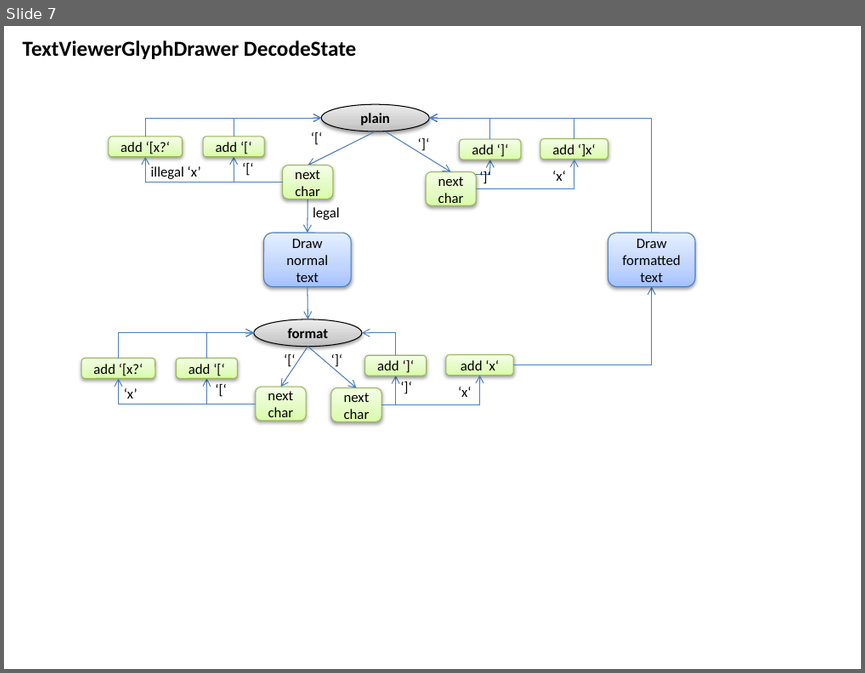
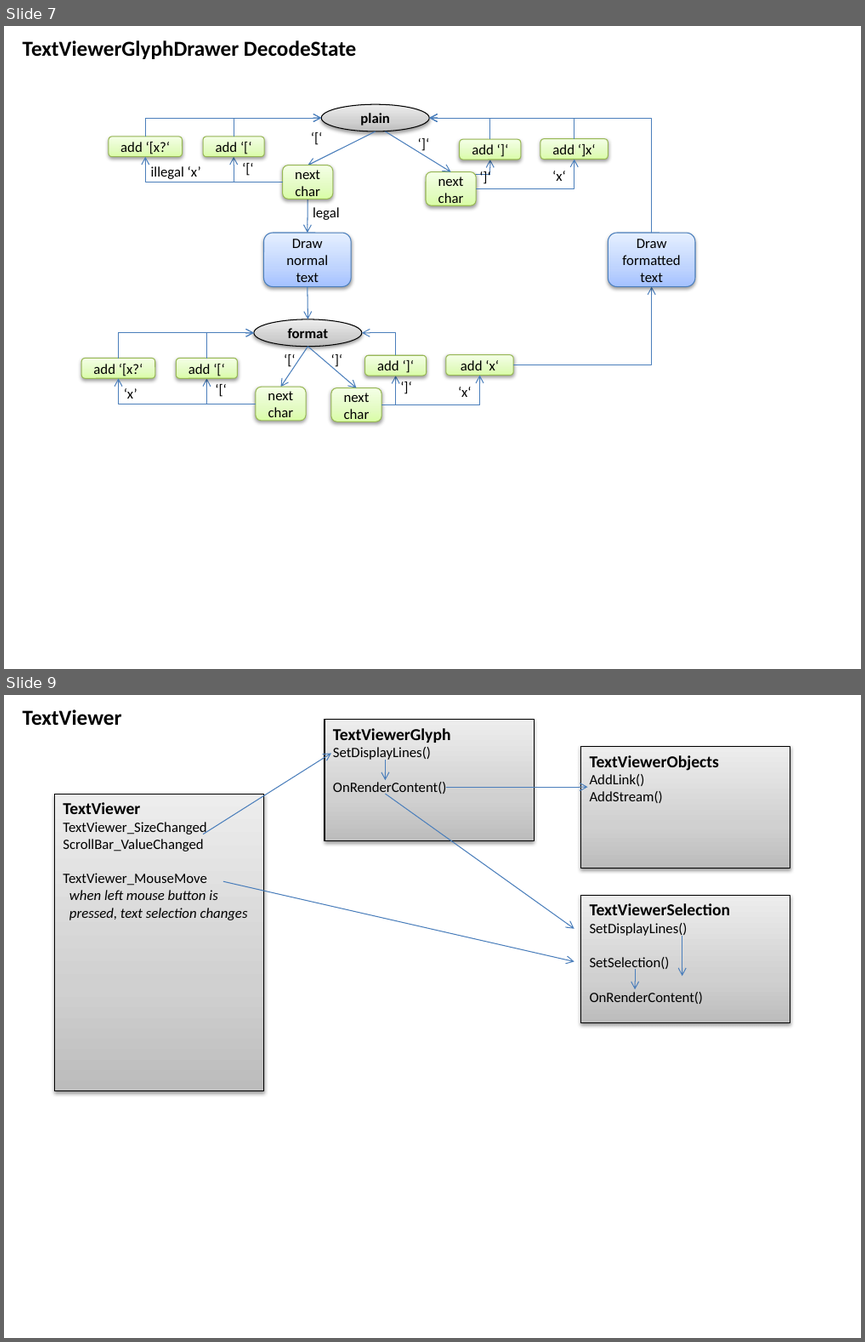
Before and after one commit to PeterHuberSg/PdfParser, a slide deck: PdfParser Design.pptx. Shown one above the other, each under a label of ours: slide 7 before the commit, slides 7 and 9 after it; the slides between them are not shown. The pictures are 865x673 and 865x1342 pixels, drawn with LibreOffice and Linux fonts; fonts in the diff are those of the drawing. Boxes give left, top, right and bottom in pixels: in the first picture for what was removed or moved away, otherwise in the second. Text is boxed around its words. In the diff, an @@ line names an element or a change of style, - is before the commit and + after.

Commit message:
TextViewer horizontal zoom

```diff
--- a/PdfParser Design.pptx
+++ b/PdfParser Design.pptx
@@ slide 9 added at (x1=4, y1=695, x2=861, y2=1338), background #FFFFFF @@
@@ text added at (x1=23, y1=709, x2=122, y2=726), 18 pt, text #000000, bold @@
+TextViewer
@@ rectangle added at (x1=324, y1=720, x2=534, y2=841), fill gradient #BDBDBD to #D1D1D1 to #EEEEEE, outline #000000 0.75 pt, 12 pt, text #000000 @@
+TextViewerGlyph
+SetDisplayLines()
+OnRenderContent()
@@ arrow added from (203, 834) to (331, 754), #4B7EBC 0.75 pt @@
@@ arrow added from (386, 760) to (386, 780), #4B7EBC 0.75 pt @@
@@ rectangle added at (x1=580, y1=746, x2=789, y2=868), fill gradient #BDBDBD to #D1D1D1 to #EEEEEE, outline #000000 0.75 pt, 12 pt, text #000000 @@
+TextViewerObjects
+AddLink()
+AddStream()
@@ rectangle added at (x1=54, y1=794, x2=263, y2=1090), fill gradient #BDBDBD to #D1D1D1 to #EEEEEE, outline #000000 0.75 pt, 12 pt, text #000000 @@
+TextViewer
+TextViewer_SizeChanged
+ScrollBar_ValueChanged
+TextViewer_MouseMove
+when left mouse button is
+pressed, text selection changes
@@ arrow added from (386, 794) to (574, 929), #4B7EBC 0.75 pt @@
@@ arrow added from (446, 787) to (587, 787), #4B7EBC 0.75 pt @@
@@ arrow added from (223, 882) to (574, 961), #4B7EBC 0.75 pt @@
@@ rectangle added at (x1=580, y1=895, x2=789, y2=1023), fill gradient #BDBDBD to #D1D1D1 to #EEEEEE, outline #000000 0.75 pt, 12 pt, text #000000 @@
+TextViewerSelection
+SetDisplayLines()
+SetSelection()
+OnRenderContent()
@@ arrow added from (681, 936) to (681, 976), #4B7EBC 0.75 pt @@
@@ arrow added from (635, 970) to (635, 990), #4B7EBC 0.75 pt @@
```
Also in this commit, not shown: 1 other slide added, 24 other files.
